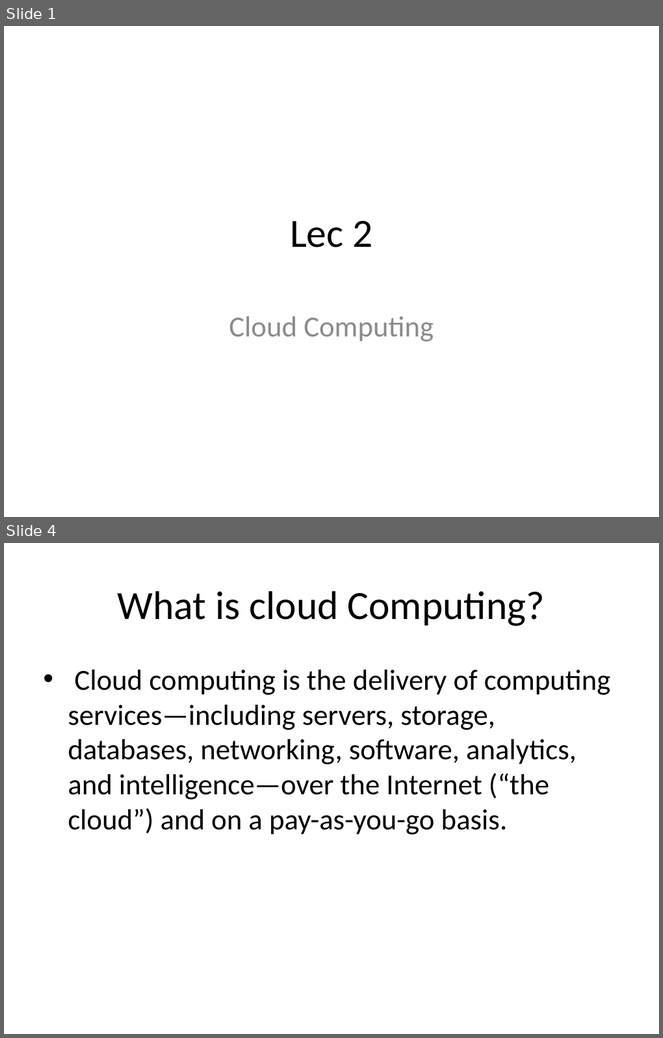
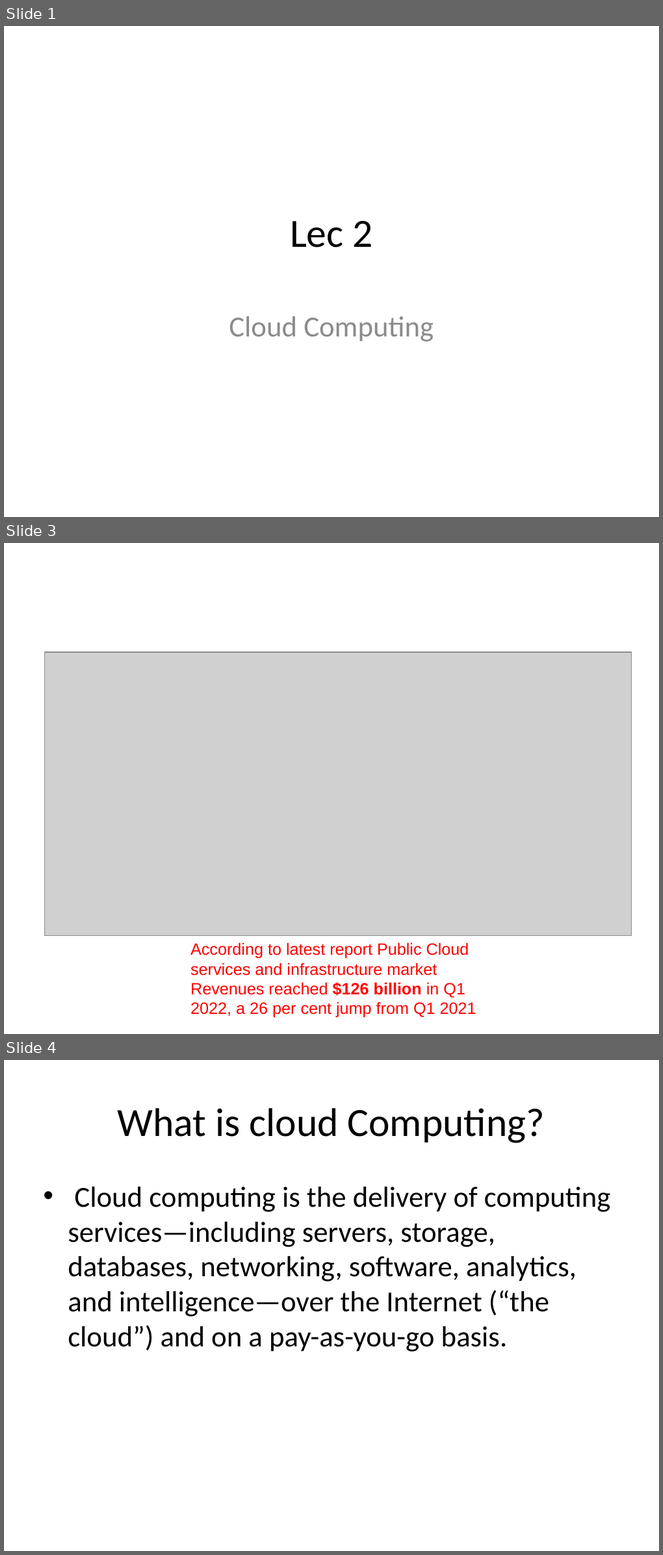
Before and after one commit to myamin66/parallel-distributed-computing-fall-2022, a slide deck: ppts/lec 2.pptx. Shown one above the other, each under a label of ours: slides 1 and 4 before the commit, slides 1, 3 and 4 after it; the slides between them are not shown. The pictures are 663x1038 and 663x1555 pixels, drawn with LibreOffice and Linux fonts; fonts in the diff are those of the drawing; grey boxes stand for pictures. Boxes give left, top, right and bottom in pixels: in the first picture for what was removed or moved away, otherwise in the second. Text is boxed around its words. In the diff, an @@ line names an element or a change of style, - is before the commit and + after.

```diff
--- a/ppts/lec 2.pptx
+++ b/ppts/lec 2.pptx
@@ slide 3 added at (4, 543, 659, 1034), background #FFFFFF @@
@@ picture added at (44, 652, 632, 936) @@
@@ text added at (191, 943, 477, 1018), 18 pt, text #FF0000 @@
+According to latest report Public Cloud services and infrastructure market Revenues reached $126 billion in Q1 2022, a 26 per cent jump from Q1 2021
```
Also in this commit, not shown: 7 slides changed, 1 other slide added, 1 slide removed, 7 other files.
